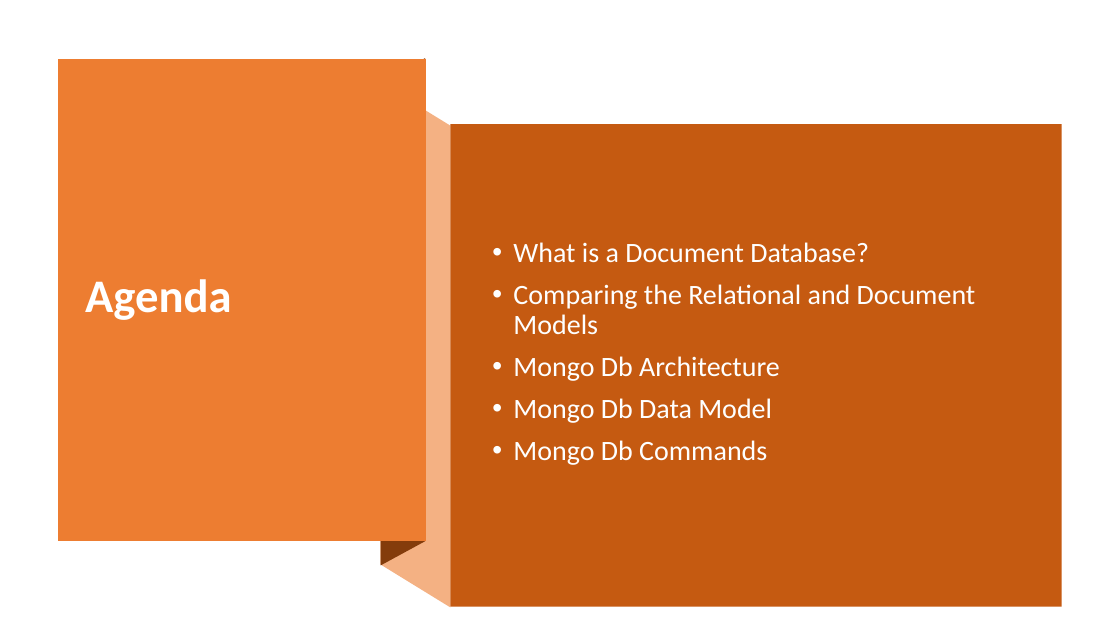
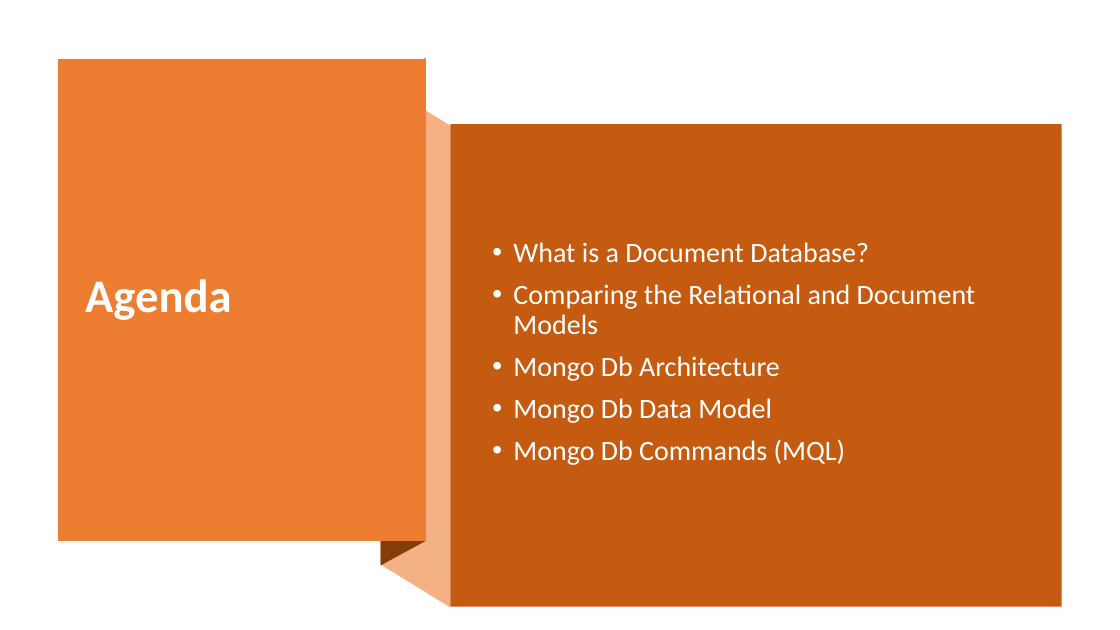
Before and after one commit to mafudge/ist769-old, a slide deck: slide 2 of content/F-Document/F-Document.pptx. Drawn at 1120x630 pixels with LibreOffice and Linux fonts; fonts in the diff are those of the drawing. Boxes give left, top, right and bottom in pixels: in the first picture for what was removed or moved away, otherwise in the second. Text is boxed around its words. In the diff, an @@ line names an element or a change of style, - is before the commit and + after.

```diff
--- a/content/F-Document/F-Document.pptx
+++ b/content/F-Document/F-Document.pptx
@@ text at (513, 439, 845, 465): text changed @@
-• Mongo Db Commands
+• Mongo Db Commands (MQL)
```
Also in this commit, not shown: 14 other slides changed, 11 slides added, 58 slides removed, 7 other files.
